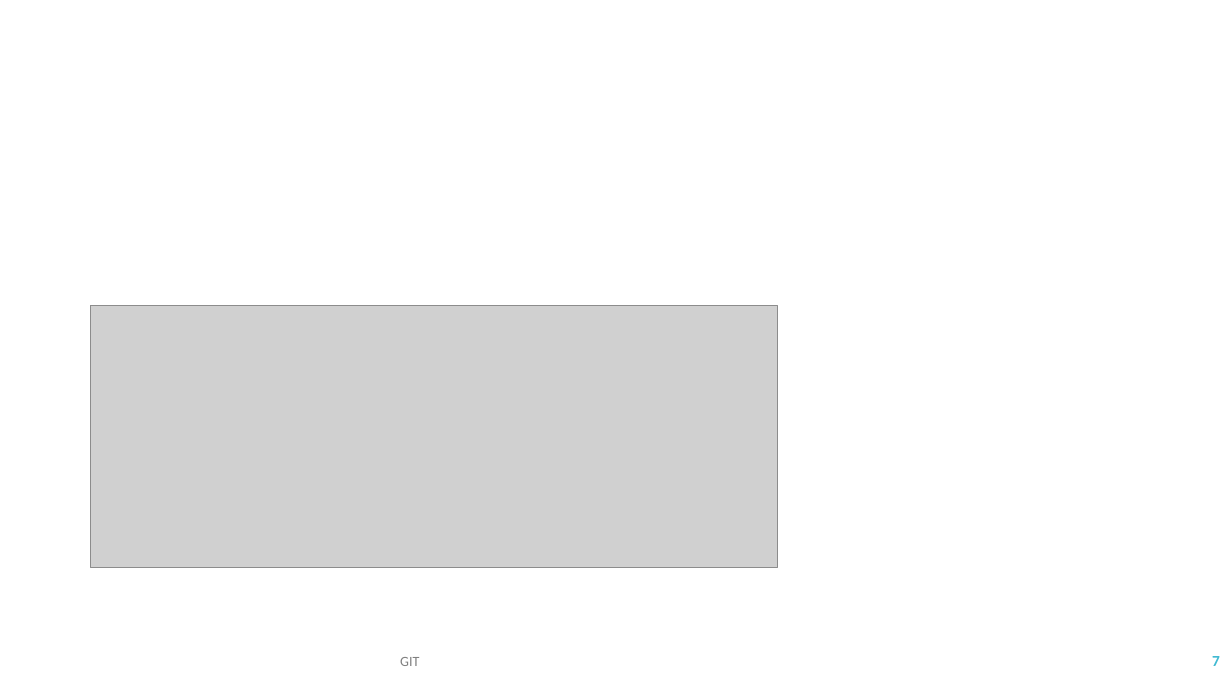
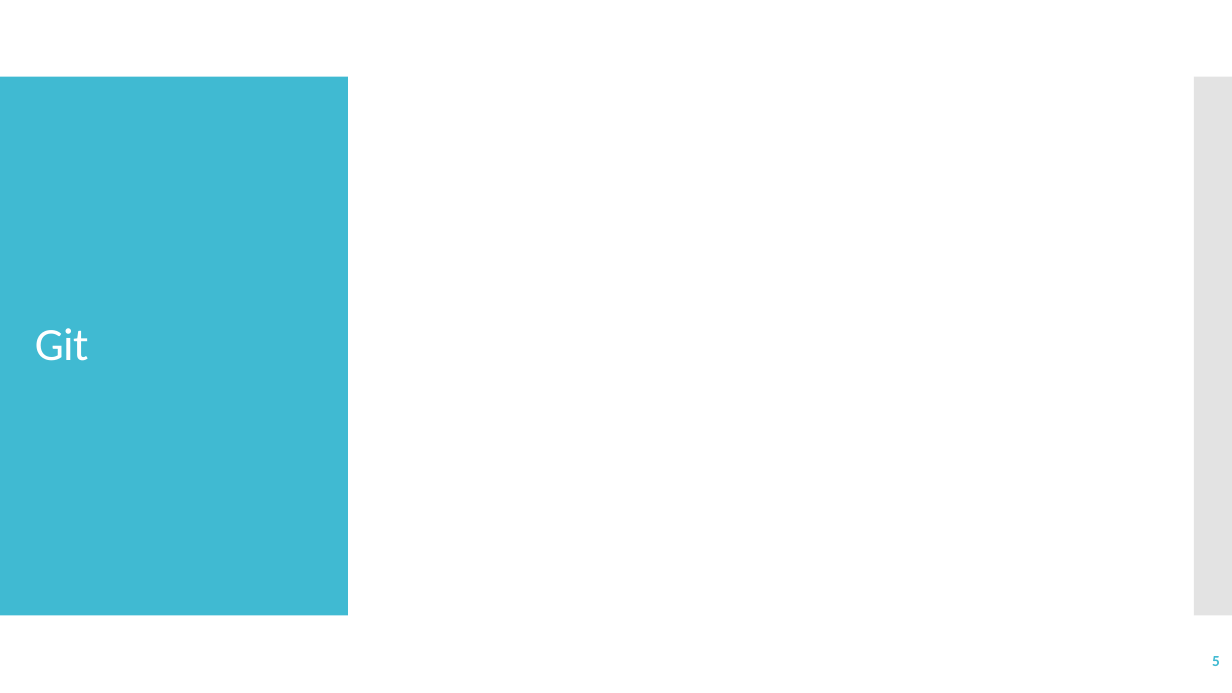
Before and after one commit to IlonaKulon/SzkolenieZIIMI, a slide deck: slide 5 of slajdy/ZIIMI_01_GIT.pptx (slide 7 before the commit). Drawn at 1232x693 pixels with LibreOffice and Linux fonts; fonts in the diff are those of the drawing; grey boxes stand for pictures. Boxes give left, top, right and bottom in pixels: in the first picture for what was removed or moved away, otherwise in the second. Text is boxed around its words. In the diff, an @@ line names an element or a change of style, - is before the commit and + after.

```diff
--- a/slajdy/ZIIMI_01_GIT.pptx
+++ b/slajdy/ZIIMI_01_GIT.pptx
@@ rectangle added at [0, 77, 348, 616], fill #40BAD2 @@
@@ rectangle added at [1194, 77, 1232, 616], fill #C8C8C8 at 50% opacity @@
@@ title at [35, 328, 89, 361]: text changed; size 11 to 36 pt; text colour #808080 to #FFFFFF @@
-GIT
+Git
@@ picture removed at [91, 306, 777, 567] @@
@@ page number at [1212, 656, 1220, 666]: text changed @@
-7
+5
```
Also in this commit, not shown: 6 other slides changed, 24 slides added, 10 other files.
